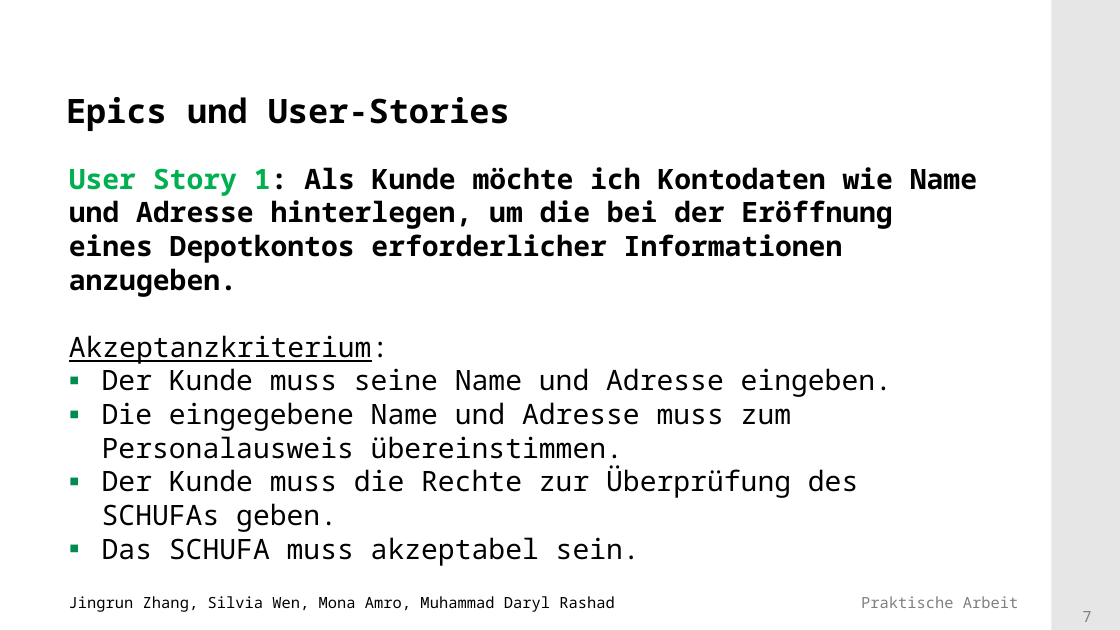
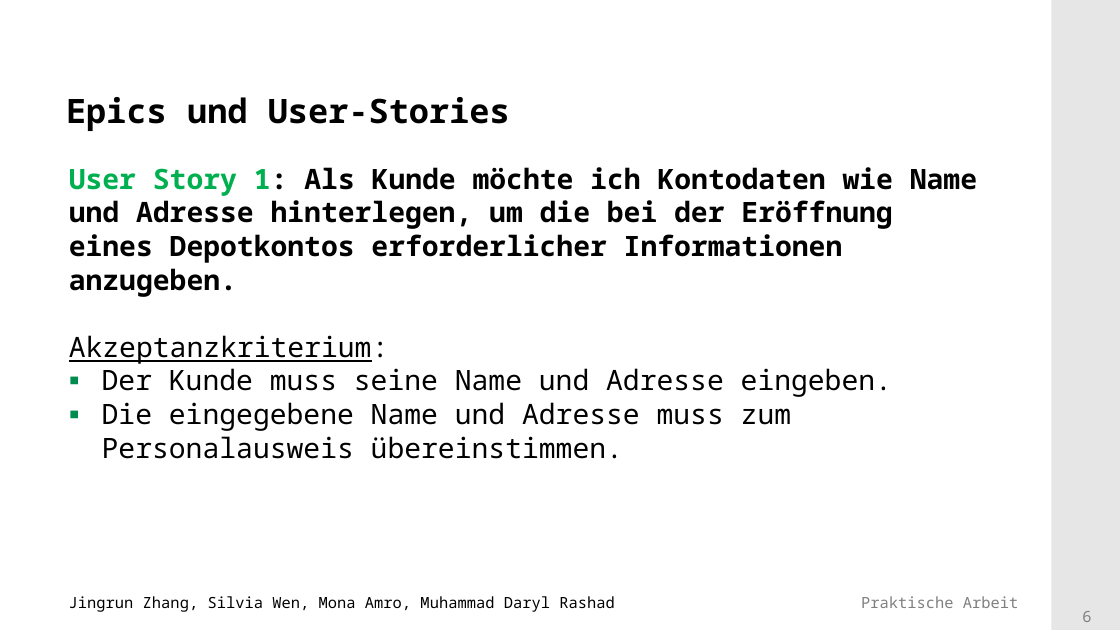
Before and after one commit to Mufasaxi/SimpleBank, a slide deck: slide 6 of architecture/Vorlage_Praesentation_2022 _2_2_OOD.pptx (slide 7 before the commit). Drawn at 1120x630 pixels with LibreOffice and Linux fonts; fonts in the diff are those of the drawing; background and template pictures are left out. Boxes give left, top, right and bottom in pixels: in the first picture for what was removed or moved away, otherwise in the second. Text is boxed around its words. In the diff, an @@ line names an element or a change of style, - is before the commit and + after.

```diff
--- a/architecture/Vorlage_Praesentation_2022 _2_2_OOD.pptx
+++ b/architecture/Vorlage_Praesentation_2022 _2_2_OOD.pptx
@@ text at <box>102,465,858,566</box>: paragraphs removed @@
-▪ Der Kunde muss die Rechte zur Überprüfung des SCHUFAs geben.
-▪ Das SCHUFA muss akzeptabel sein.
@@ page number at <box>1082,611,1091,622</box>: text changed @@
-7
+6
```
Also in this commit, not shown: 3 other slides changed, 3 slides added, 5 slides removed, 5 other files.
